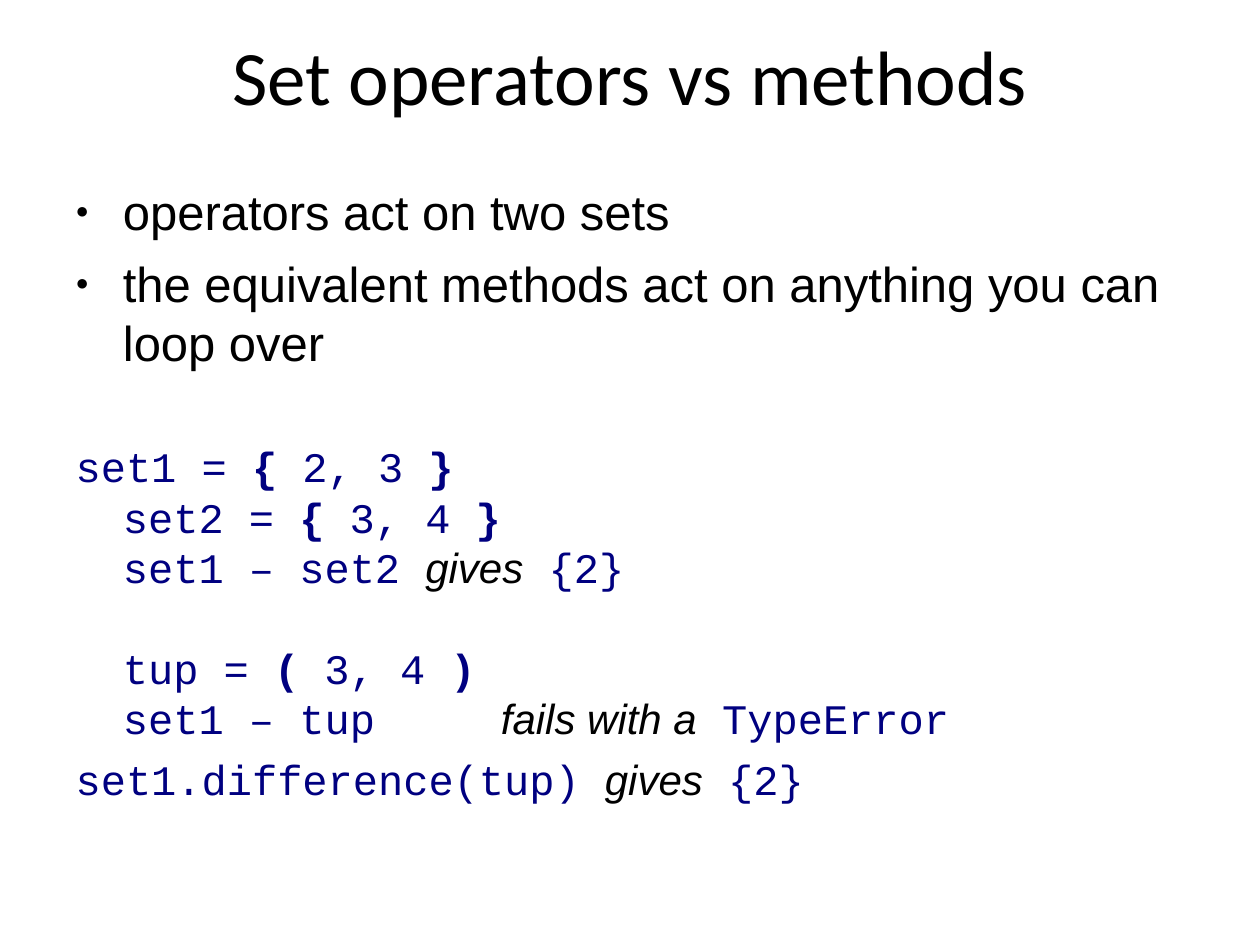
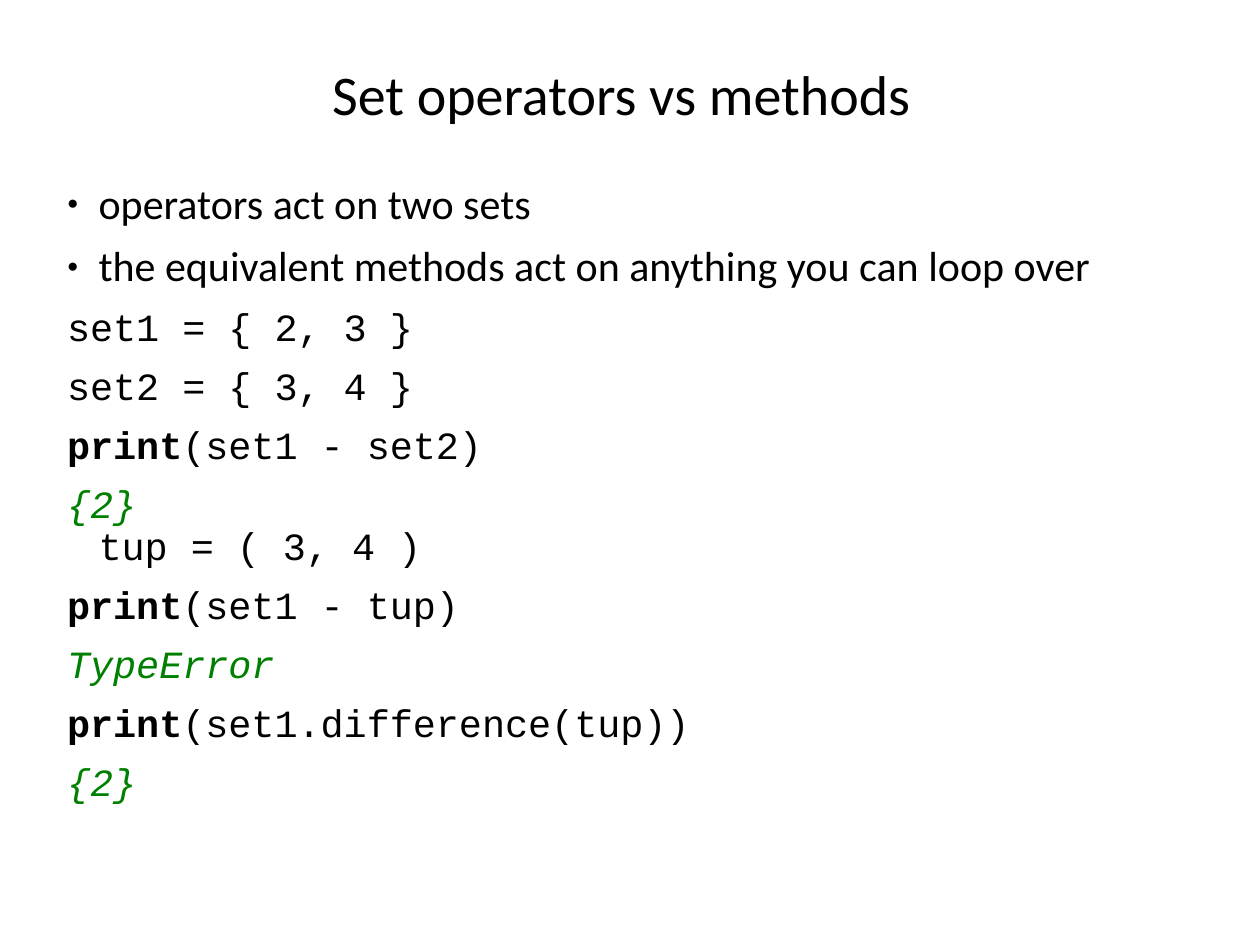
Before and after one commit to ncasuk/ncas-isc, a slide deck: slide 10 of python/presentations/learning_python/18_ceda-sets.ppt. Drawn at 1260x945 pixels with LibreOffice and Linux fonts; fonts in the diff are those of the drawing; background and template pictures are left out. Boxes give left, top, right and bottom in pixels: in the first picture for what was removed or moved away, otherwise in the second. Text is boxed around its words. In the diff, an @@ line names an element or a change of style, - is before the commit and + after.

```diff
--- a/python/presentations/learning_python/18_ceda-sets.ppt
+++ b/python/presentations/learning_python/18_ceda-sets.ppt
@@ title "Set operators vs methods": place and size @@
-title "Set operators vs methods" at [232, 51, 1027, 118]
+title "Set operators vs methods" at [332, 76, 910, 124]
@@ title "Set operators vs methods" at [332, 76, 910, 124]: size 44 to 32 pt; line spacing 1 to 0.9 @@
@@ text "operators act on two sets": place and size @@
-text "operators act on two sets" at [76, 198, 1160, 804]
+text "operators act on two sets" at [67, 192, 1090, 804]
@@ text at [99, 192, 1090, 289]: size 28 to 24 pt, font Arial to Calibri in "operators act on two sets", "the equivalent methods act on anything you ..."; indent changed; line spacing 1 to 0.9; more space between paragraphs @@
@@ text at [67, 315, 689, 804]: text changed; size 24 to 22 pt; text colour #000080 to #000000 @@
-set1 = { 2, 3 }
-set2 = { 3, 4 }
-set1 – set2 gives {2}
-tup = ( 3, 4 )
-set1 – tup fails with a TypeError
-set1.difference(tup) gives {2}
+set1 = { 2, 3 }
+set2 = { 3, 4 }
+print(set1 - set2)
+{2}
+tup = ( 3, 4 )
+print(set1 - tup)
+TypeError
+print(set1.difference(tup))
+{2}
```
Also in this commit, not shown: 9 other slides changed, 3 other files.
